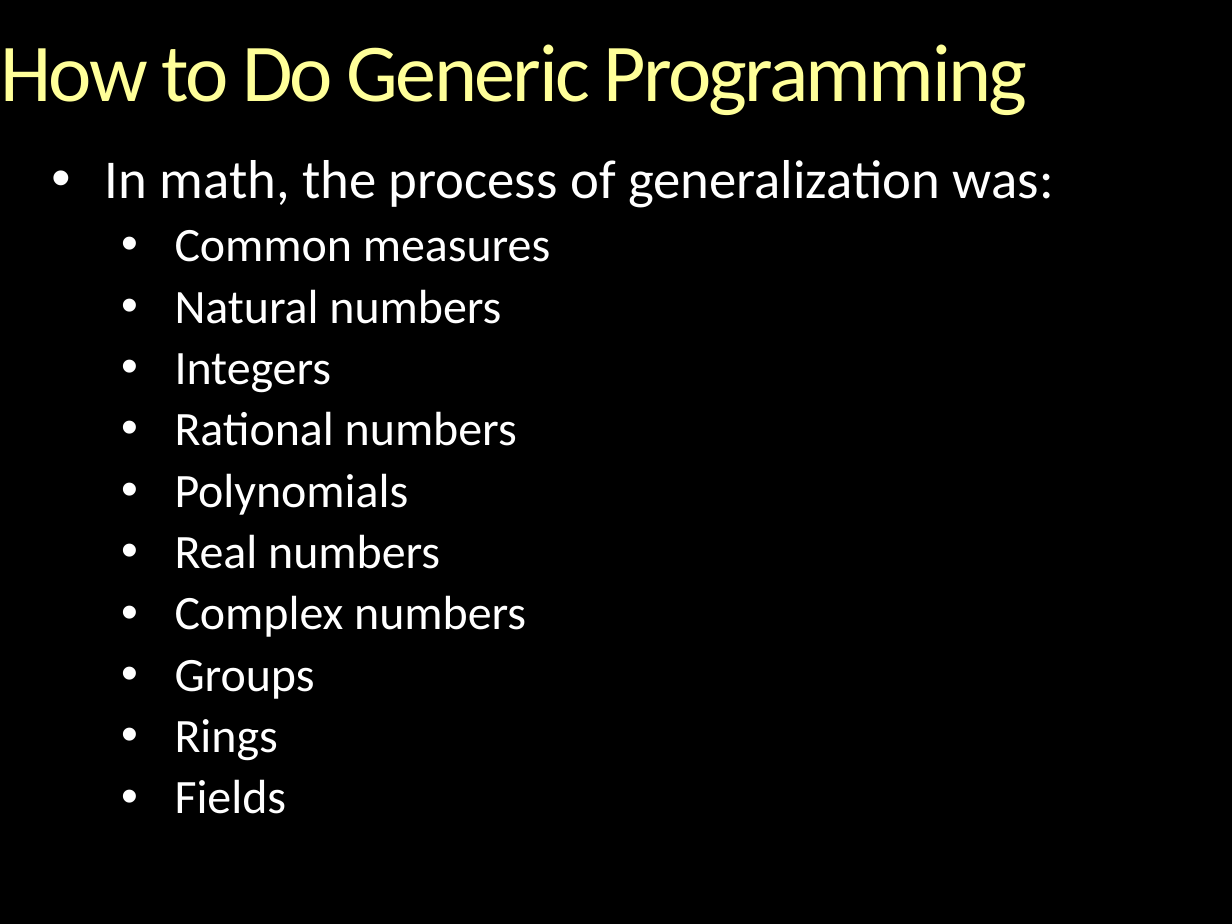
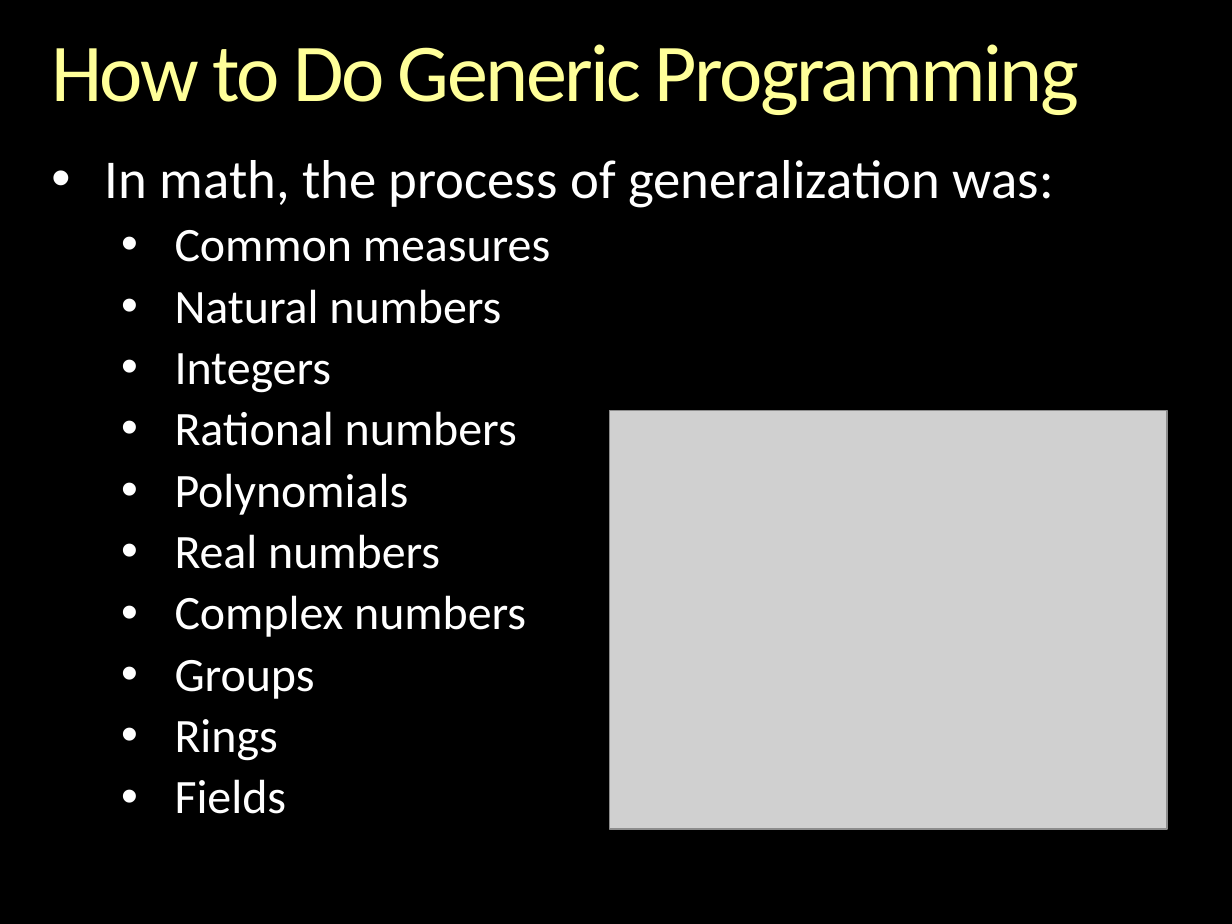
Before and after one commit to gcallah/indras_net, a slide deck: slide 19 of docs/GenericProgrammingAndABM.pptx (slide 16 before the commit). Drawn at 1232x924 pixels with LibreOffice and Linux fonts; fonts in the diff are those of the drawing; grey boxes stand for pictures; background and template pictures are left out. Boxes give left, top, right and bottom in pixels: in the first picture for what was removed or moved away, otherwise in the second. Text is boxed around its words. In the diff, an @@ line names an element or a change of style, - is before the commit and + after.

```diff
--- a/docs/GenericProgrammingAndABM.pptx
+++ b/docs/GenericProgrammingAndABM.pptx
@@ title "How to Do Generic Programming" moved from (x1=0, y1=44, x2=1028, y2=115) to (x1=51, y1=44, x2=1079, y2=115) @@
@@ picture added at (x1=609, y1=410, x2=1167, y2=829) @@
```
Also in this commit, not shown: 5 other slides changed, 4 slides added, 3 slides removed.
